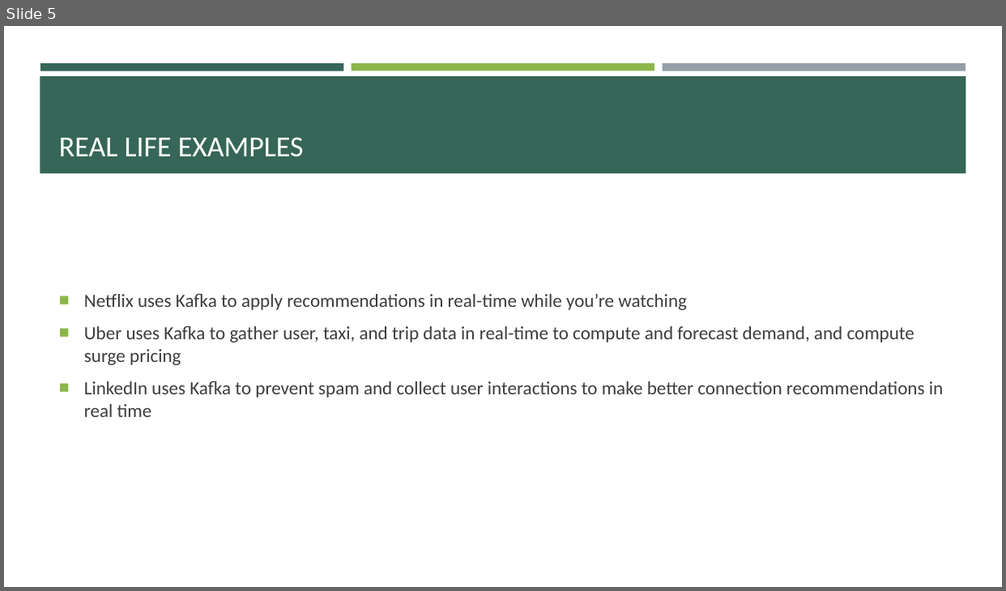
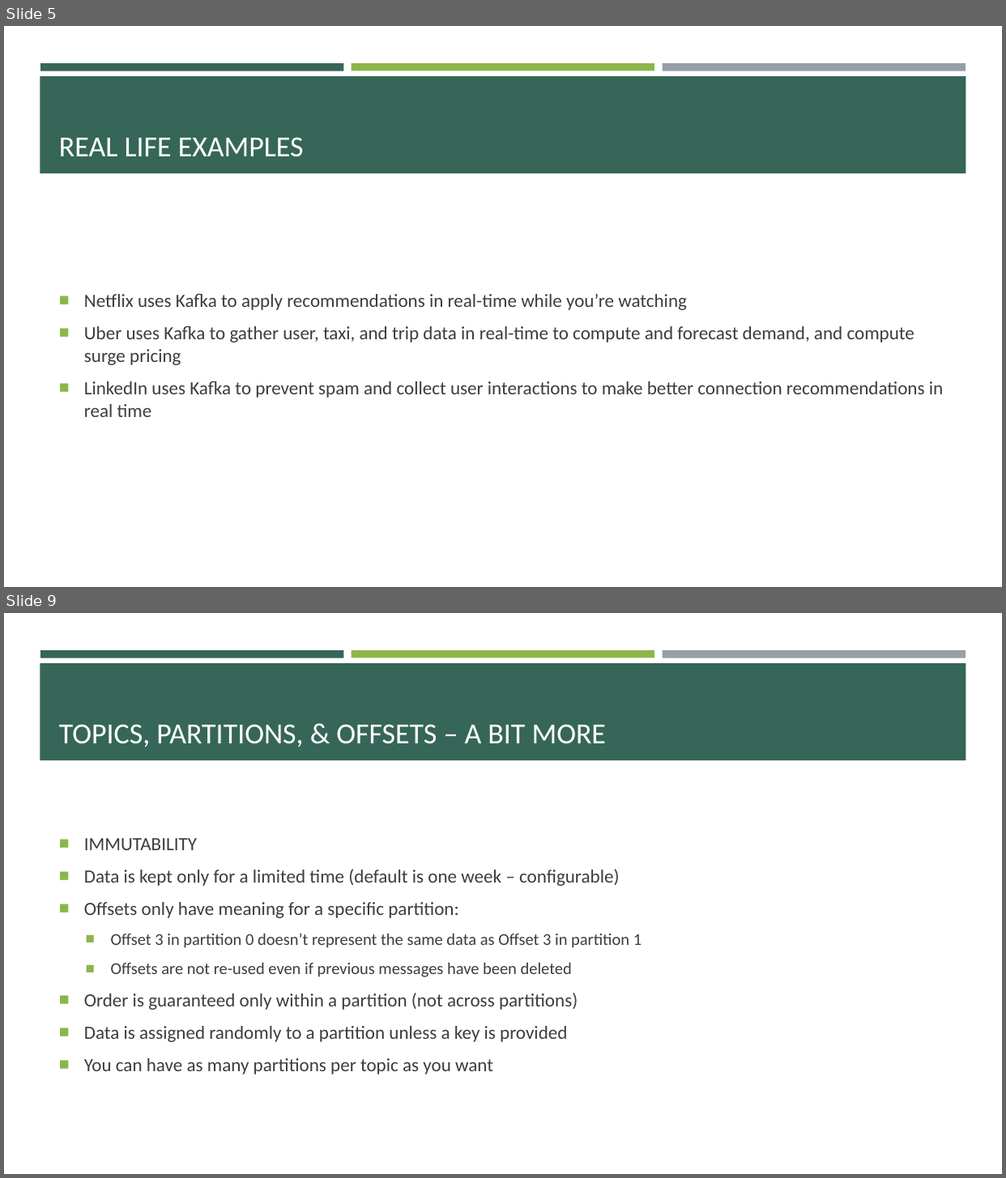
Before and after one commit to e-m-wilson/data_engineering, a slide deck: kafka/Kafka.pptx. Shown one above the other, each under a label of ours: slide 5 before the commit, slides 5 and 9 after it; the slides between them are not shown. The pictures are 1006x591 and 1006x1178 pixels, drawn with LibreOffice and Linux fonts; fonts in the diff are those of the drawing. Boxes give left, top, right and bottom in pixels: in the first picture for what was removed or moved away, otherwise in the second. Text is boxed around its words. In the diff, an @@ line names an element or a change of style, - is before the commit and + after.

```diff
--- a/kafka/Kafka.pptx
+++ b/kafka/Kafka.pptx
@@ slide 9 added at (x1=4, y1=613, x2=1002, y2=1174), background #FFFFFF; not listed: 4 template elements that a slide beside it also shows @@
@@ title added at (x1=59, y1=724, x2=606, y2=747), 28 pt, text #FFFFFF @@
+TOPICS, PARTITIONS, & OFFSETS – A BIT MORE
@@ text added at (x1=84, y1=838, x2=641, y2=1075), 18 pt, text #3D3D3D @@
+■ IMMUTABILITY
+■ Data is kept only for a limited time (default is one week – configurable)
+■ Offsets only have meaning for a specific partition:
+  ■ Offset 3 in partition 0 doesn’t represent the same data as Offset 3 in partition 1
+  ■ Offsets are not re-used even if previous messages have been deleted
+■ Order is guaranteed only within a partition (not across partitions)
+■ Data is assigned randomly to a partition unless a key is provided
+■ You can have as many partitions per topic as you want
```
Also in this commit, not shown: 32 other slides added, 2 other files.
